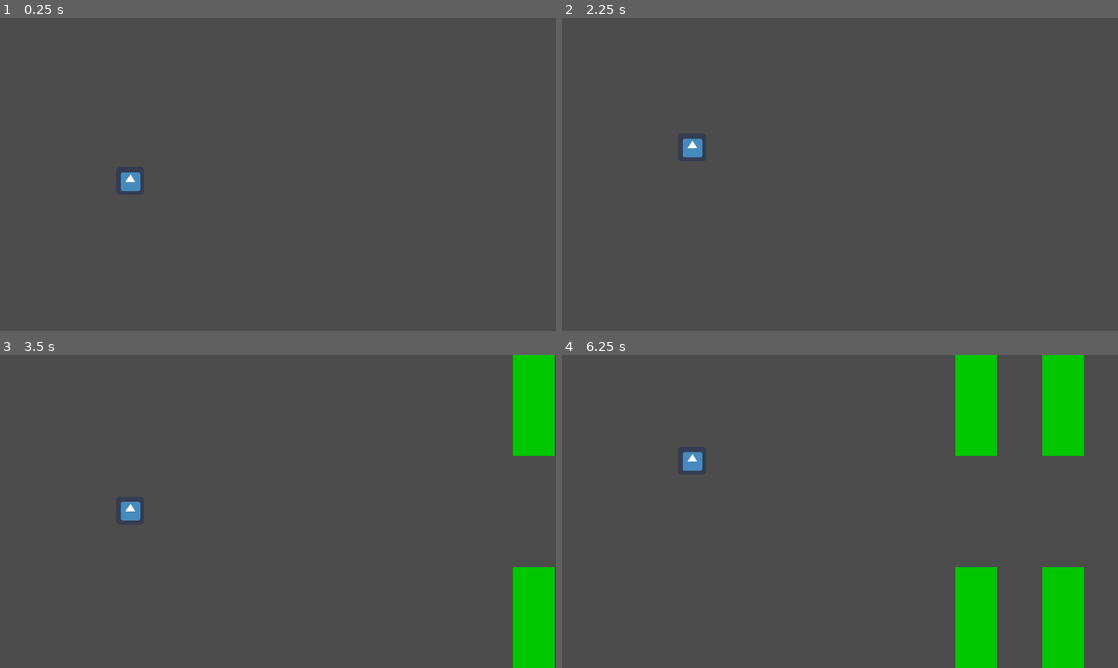
Above: before the commit, frames 1-4 (two rows, left to right).
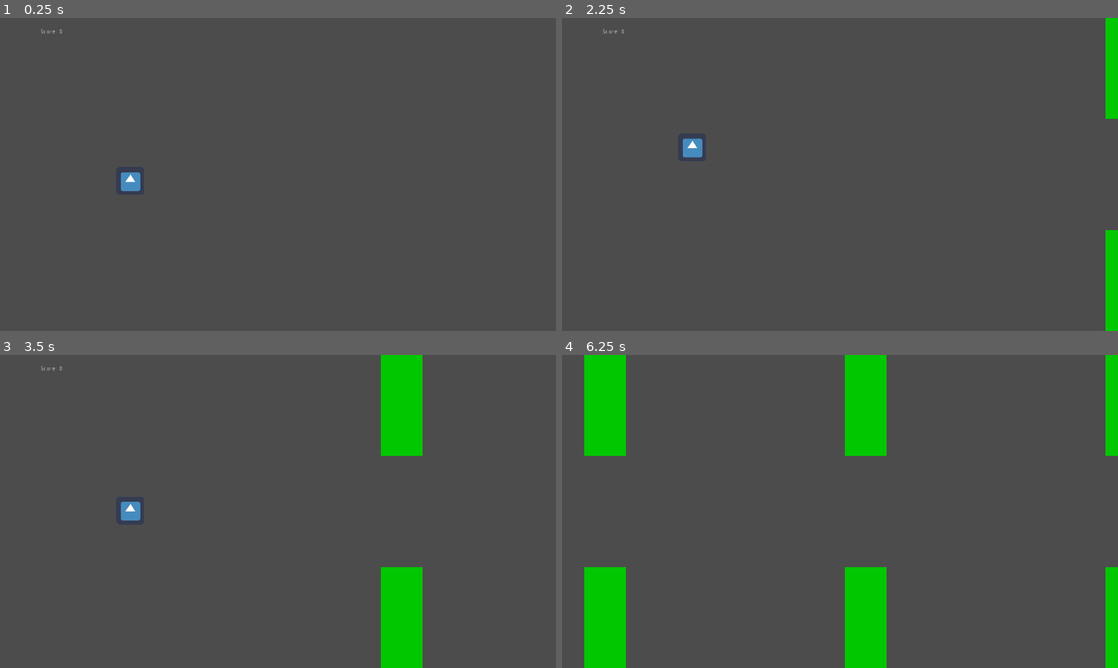
Above: after the commit, the same moments.

Repository: kdreese/flappy-godot
Game: Godot game, scene res://States/Game/Game.tscn
Same seed, same stepped clock (60 frames per second), same inputs: the game is played once before the commit and once after it. The engine's default icon, where the game draws it, is replaced by a stand-in: a white triangle on a blue panel in a dark square.
Inputs:
- Up to frame 1 (0.25 s): no input
- Up to frame 2 (2.25 s): tap Space (game_jump) at 0.77, 1.52 s
- Up to frame 3 (3.5 s): tap Space (game_jump) at 3.02 s
- Up to frame 4 (6.25 s): tap Space (game_jump) at 3.77, 4.52, 6.02 s

The runs differ from the first frame. In frame 1, less than 0.1% of the frame differs, in the area x 7-12%, y 3-5%; in frame 2, 1.5%; in frame 3, 9.7%; in frame 4, 21%, in the area x 4-100%, y 0-100%.

Commit message:
Added score

Diff:
--- a/Objects/Pipe/Pipe.gd
+++ b/Objects/Pipe/Pipe.gd
@@ -2,8 +2,9 @@
 
 
 signal hit_pipe
+signal score_point
 
-const SPEED = 100
+const SPEED = 300
 
 
 func _ready() -> void:
@@ -18,3 +19,8 @@
 
 func _on_Pipe_body_entered(_body: Node) -> void:
 	emit_signal("hit_pipe")
+
+
+func _on_ScoreLine_body_exited(body: Node) -> void:
+	if not body.is_queued_for_deletion():
+		emit_signal("score_point")
--- a/Objects/Pipe/Pipe.tscn
+++ b/Objects/Pipe/Pipe.tscn
@@ -1,9 +1,12 @@
-[gd_scene load_steps=3 format=2]
+[gd_scene load_steps=4 format=2]
 
 [ext_resource path="res://Objects/Pipe/Pipe.gd" type="Script" id=1]
 
 [sub_resource type="RectangleShape2D" id=1]
 extents = Vector2( 48, 256 )
+
+[sub_resource type="RectangleShape2D" id=2]
+extents = Vector2( 8, 136 )
 
 [node name="Pipe" type="Node2D"]
 script = ExtResource( 1 )
@@ -30,5 +33,12 @@
 [node name="CollisionShape2D" type="CollisionShape2D" parent="Pipe2"]
 shape = SubResource( 1 )
 
+[node name="ScoreLine" type="Area2D" parent="."]
+
+[node name="CollisionShape2D" type="CollisionShape2D" parent="ScoreLine"]
+position = Vector2( 40, 0 )
+shape = SubResource( 2 )
+
 [connection signal="body_entered" from="Pipe1" to="." method="_on_Pipe_body_entered"]
 [connection signal="body_entered" from="Pipe2" to="." method="_on_Pipe_body_entered"]
+[connection signal="body_exited" from="ScoreLine" to="." method="_on_ScoreLine_body_exited"]
--- a/States/Game/Game.gd
+++ b/States/Game/Game.gd
@@ -2,6 +2,7 @@
 
 
 var pipe_scene := preload("res://Objects/Pipe/Pipe.tscn")
+var score := 0
 
 
 func _ready() -> void:
@@ -17,8 +18,14 @@
 	pipe.position = Vector2(get_viewport_rect().size.x + 100, get_viewport_rect().size.y / 2)
 
 	pipe.connect("hit_pipe", self, "_on_Pipe_hit_pipe")
-	add_child(pipe)
+	pipe.connect("score_point", self, "_on_Pipe_score_point")
+	$Pipes.add_child(pipe)
 
 
 func _on_Pipe_hit_pipe() -> void:
 	$Bird.queue_free()
+
+
+func _on_Pipe_score_point() -> void:
+	score += 1
+	$ScoreLabel.text = "Score: %d" % score
--- a/States/Game/Game.tscn
+++ b/States/Game/Game.tscn
@@ -6,6 +6,8 @@
 [node name="Game" type="Node2D"]
 script = ExtResource( 1 )
 
+[node name="Pipes" type="Node" parent="."]
+
 [node name="Bird" parent="." instance=ExtResource( 2 )]
 position = Vector2( 300, 360 )
 
@@ -13,4 +15,14 @@
 wait_time = 2.0
 autostart = true
 
+[node name="ScoreLabel" type="Label" parent="."]
+margin_left = 93.0
+margin_top = 25.0
+margin_right = 144.0
+margin_bottom = 39.0
+text = "Score: 0"
+__meta__ = {
+"_edit_use_anchors_": false
+}
+
 [connection signal="timeout" from="PipeSpawnTimer" to="." method="_on_PipeSpawnTimer_timeout"]
